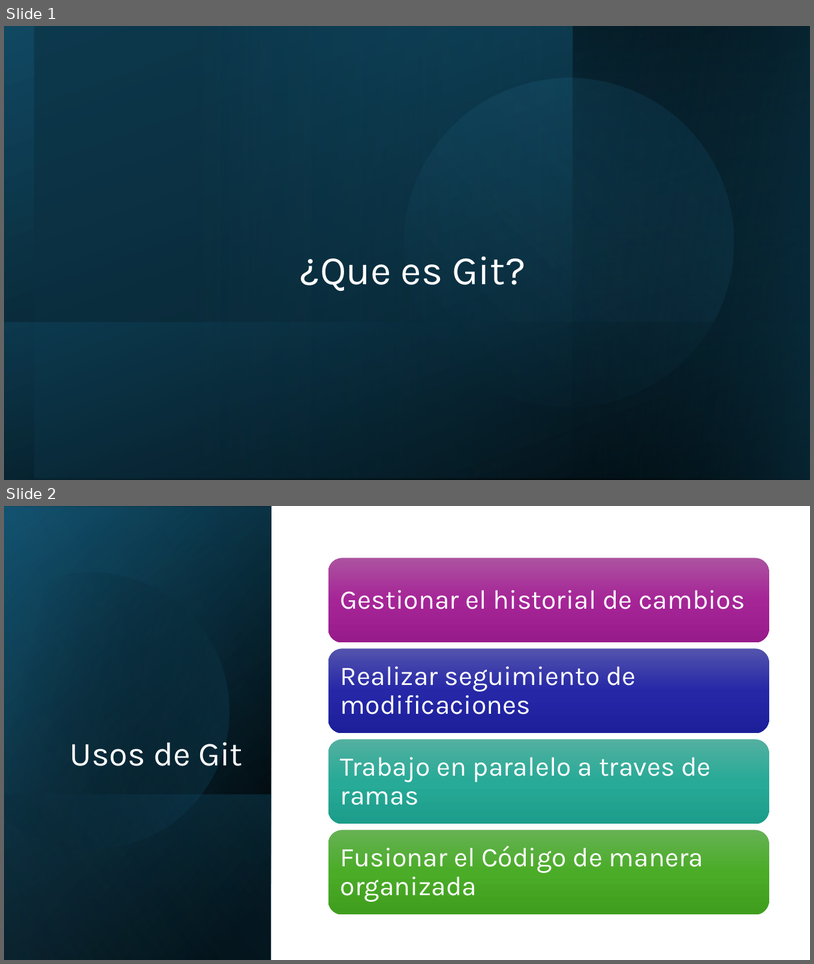
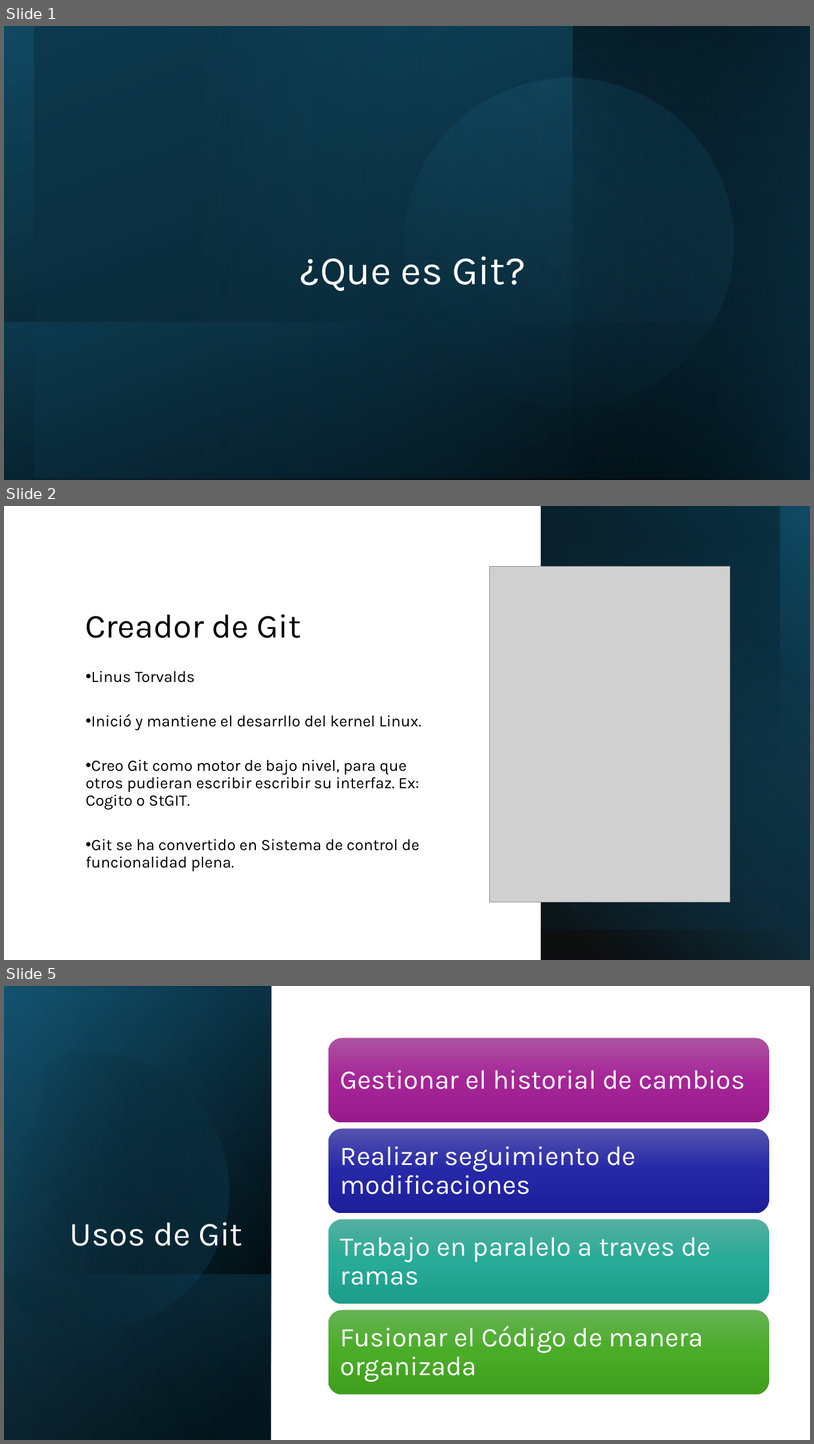
Before and after one commit to Cristinarme-iesjjcm/ud01-git-grupos, a slide deck: grupo7/Presentacion entornos.pptx. Shown one above the other, each under a label of ours: slides 1 and 2 before the commit, slides 1, 2 and 5 after it; the slides between them are not shown. The pictures are 814x964 and 814x1444 pixels, drawn with LibreOffice and Linux fonts; fonts in the diff are those of the drawing; grey boxes stand for pictures. Boxes give left, top, right and bottom in pixels: in the first picture for what was removed or moved away, otherwise in the second. Text is boxed around its words. In the diff, an @@ line names an element or a change of style, - is before the commit and + after.

```diff
--- a/grupo7/Presentacion entornos.pptx
+++ b/grupo7/Presentacion entornos.pptx
@@ slide 2 added at (x1=4, y1=506, x2=810, y2=960), background #FFFFFF @@
@@ rectangle added at (x1=541, y1=506, x2=810, y2=960), fill gradient #000000 to #156082 @@
@@ rectangle added at (x1=541, y1=506, x2=810, y2=930), fill gradient #0B3041 @@
@@ rectangle added at (x1=541, y1=506, x2=810, y2=930), fill gradient #156082 to #000000 @@
@@ rectangle added at (x1=541, y1=506, x2=780, y2=960), fill gradient #156082 to #000000 @@
@@ picture added at (x1=490, y1=566, x2=731, y2=901) @@
@@ title added at (x1=85, y1=614, x2=302, y2=638), 40 pt, text #000000 @@
+Creador de Git
@@ text added at (x1=86, y1=670, x2=422, y2=871), 19 pt, text #000000 @@
+• Linus Torvalds
+• Inició y mantiene el desarrllo del kernel Linux.
+• Creo Git como motor de bajo nivel, para que otros pudieran escribir escribir su interfaz. Ex: Cogito o StGIT.
+• Git se ha convertido en Sistema de control de funcionalidad plena.
@@ what was slide 2 is now slide 5 @@
```
Also in this commit, not shown: 3 other slides added, 1 slide removed.
